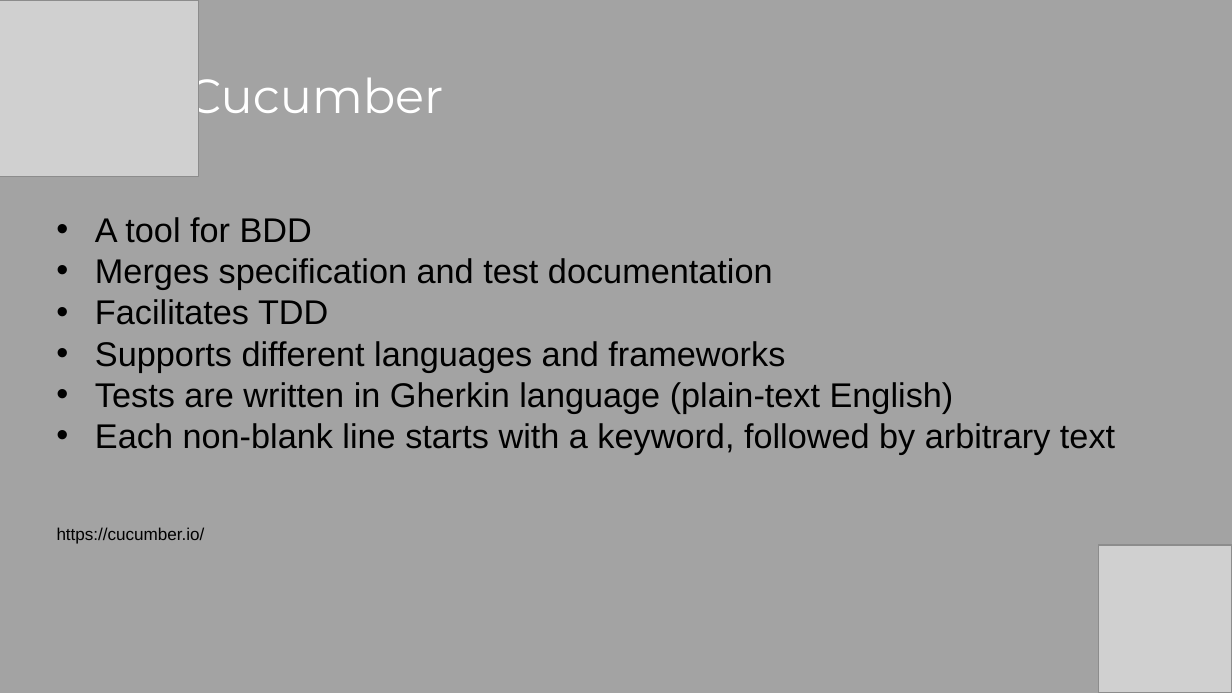
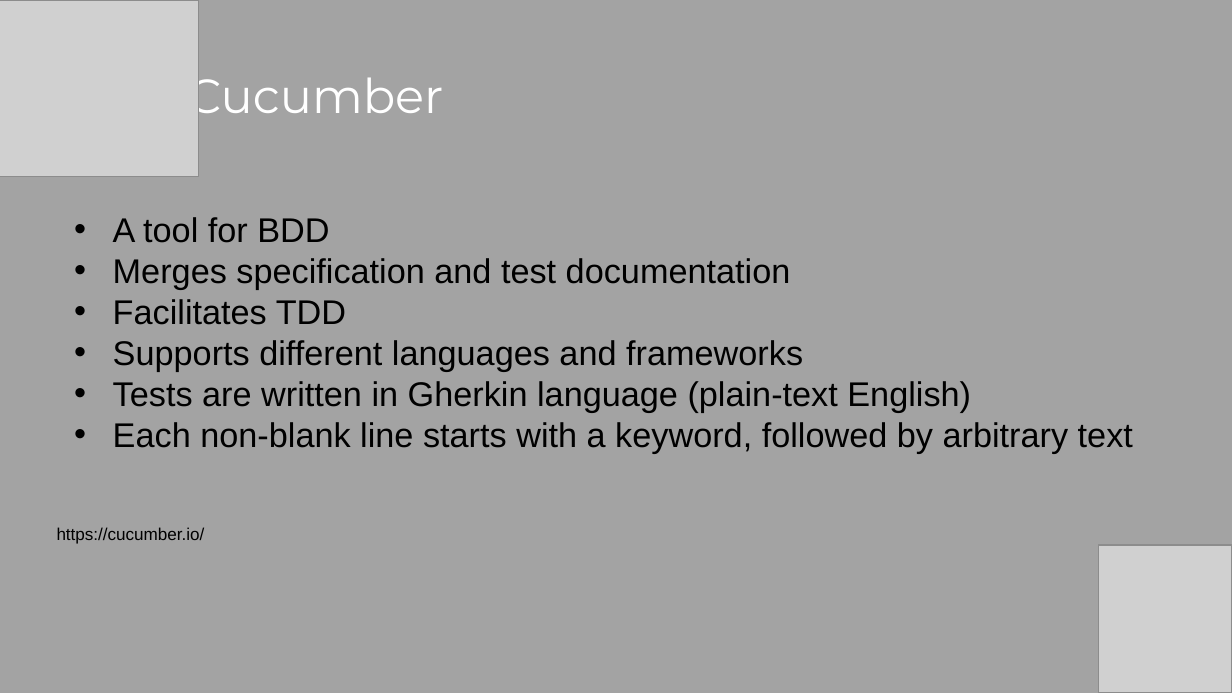
Before and after one commit to dannyflowerz/calendar-aggregator, a slide deck: slide 6 of automated_functional_testing.pptx (slide 5 before the commit). Drawn at 1232x693 pixels with LibreOffice and Linux fonts; fonts in the diff are those of the drawing; grey boxes stand for pictures. Boxes give left, top, right and bottom in pixels: in the first picture for what was removed or moved away, otherwise in the second. Text is boxed around its words. In the diff, an @@ line names an element or a change of style, - is before the commit and + after.

Commit message:
PPT updated

```diff
--- a/automated_functional_testing.pptx
+++ b/automated_functional_testing.pptx
@@ text "A tool for BDD": place and size @@
-text "A tool for BDD" at [95,217,1115,454]
+text "A tool for BDD" at [113,217,1133,454]
```
Also in this commit, not shown: 2 slides added.
